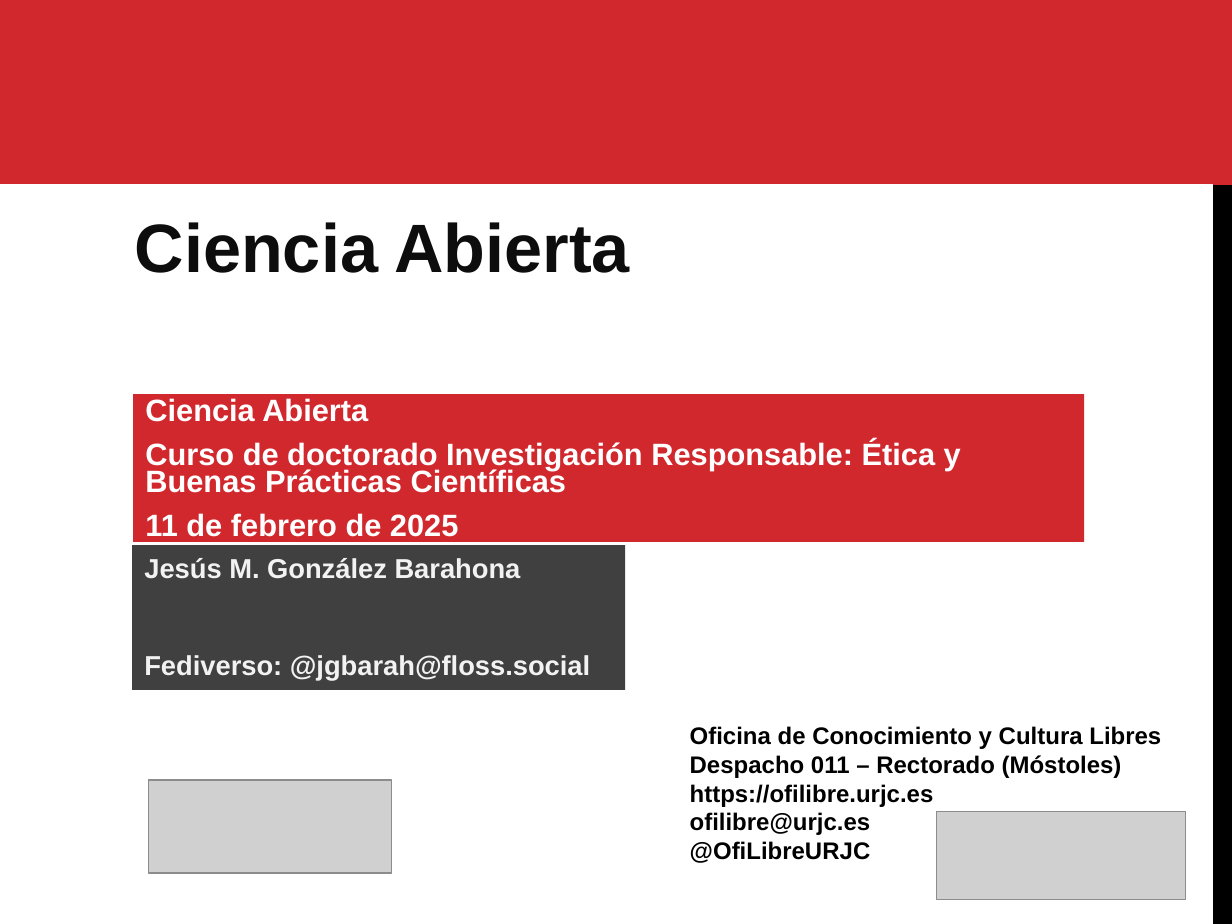
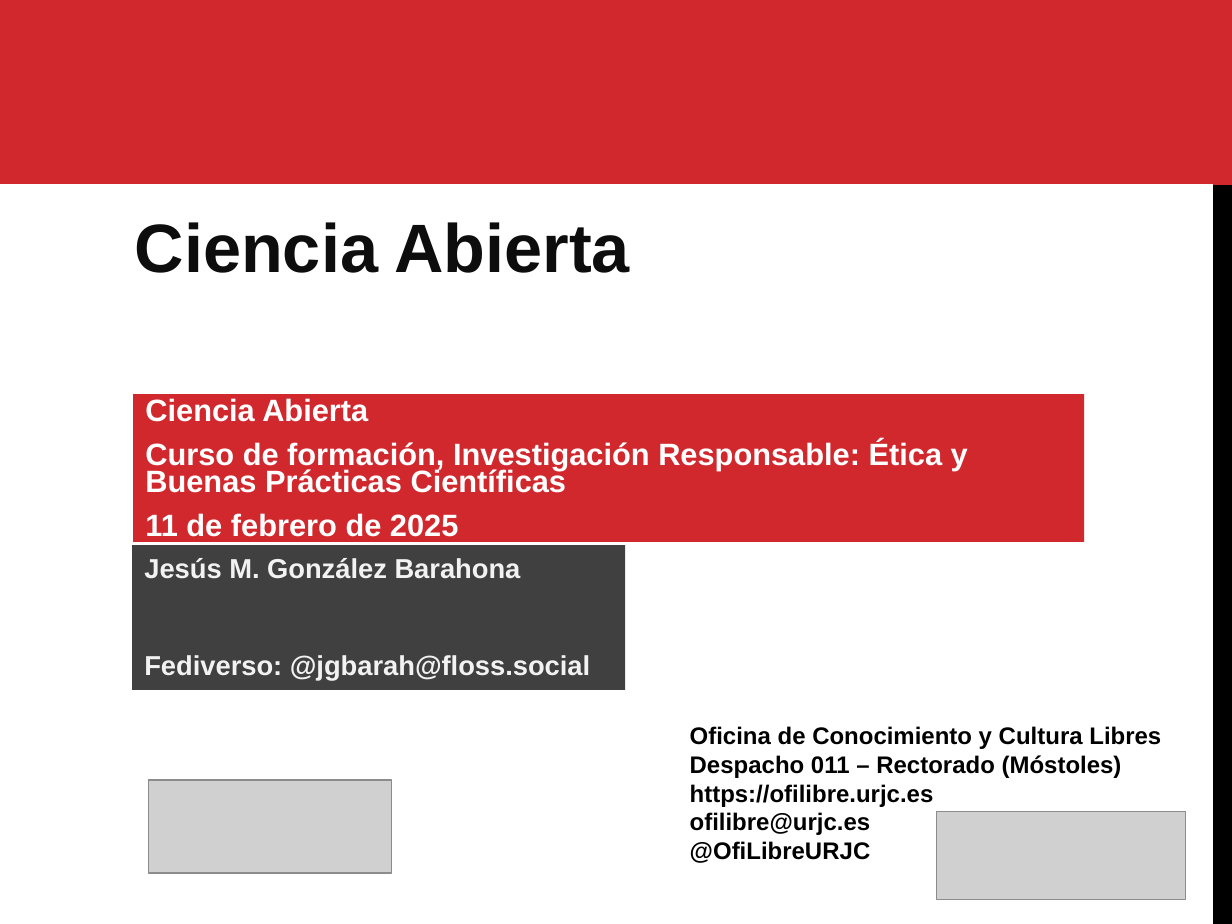
Before and after one commit to roberto-red/ofilibre, a slide deck: slide 1 of static/transpas/ciencia-abierta/Ciencia_Abierta_Etica_2025-02-11.odp. Drawn at 1232x924 pixels with LibreOffice and Linux fonts; fonts in the diff are those of the drawing; grey boxes stand for pictures. Boxes give left, top, right and bottom in pixels: in the first picture for what was removed or moved away, otherwise in the second. Text is boxed around its words. In the diff, an @@ line names an element or a change of style, - is before the commit and + after.

```diff
--- a/static/transpas/ciencia-abierta/Ciencia_Abierta_Etica_2025-02-11.odp
+++ b/static/transpas/ciencia-abierta/Ciencia_Abierta_Etica_2025-02-11.odp
@@ text in rectangle at [145, 440, 968, 493]: text changed @@
-Curso de doctorado Investigación Responsable: Ética y Buenas Prácticas Científicas
+Curso de formación, Investigación Responsable: Ética y Buenas Prácticas Científicas
```
Also in this commit, not shown: 1 other file.
